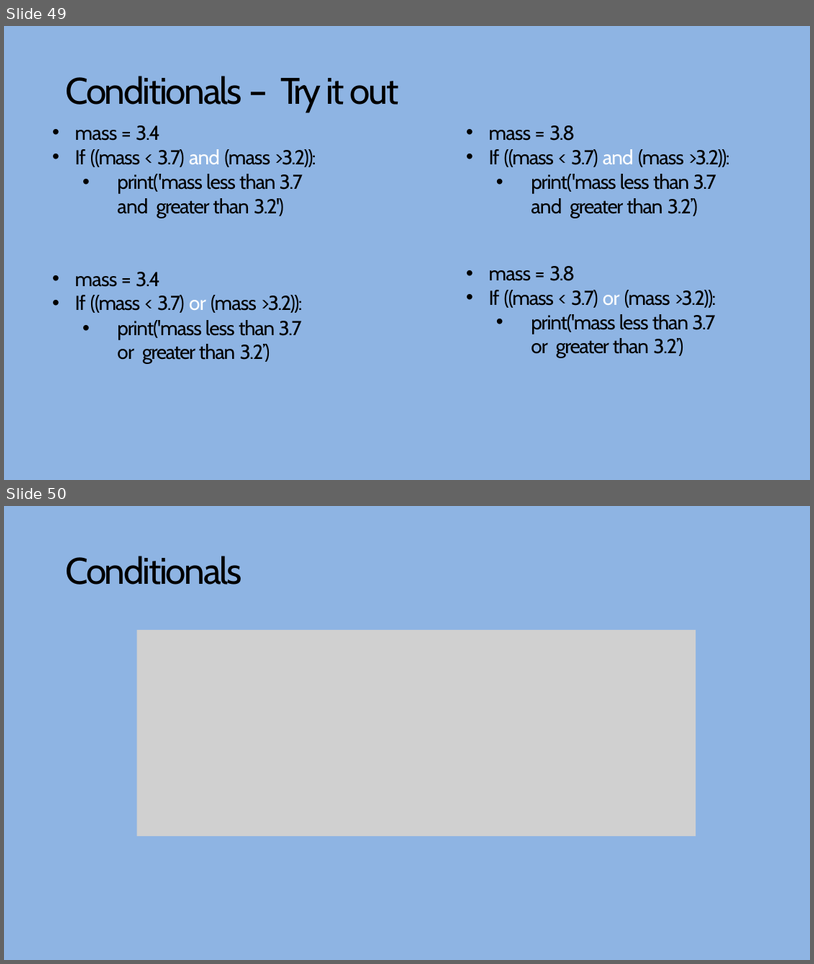
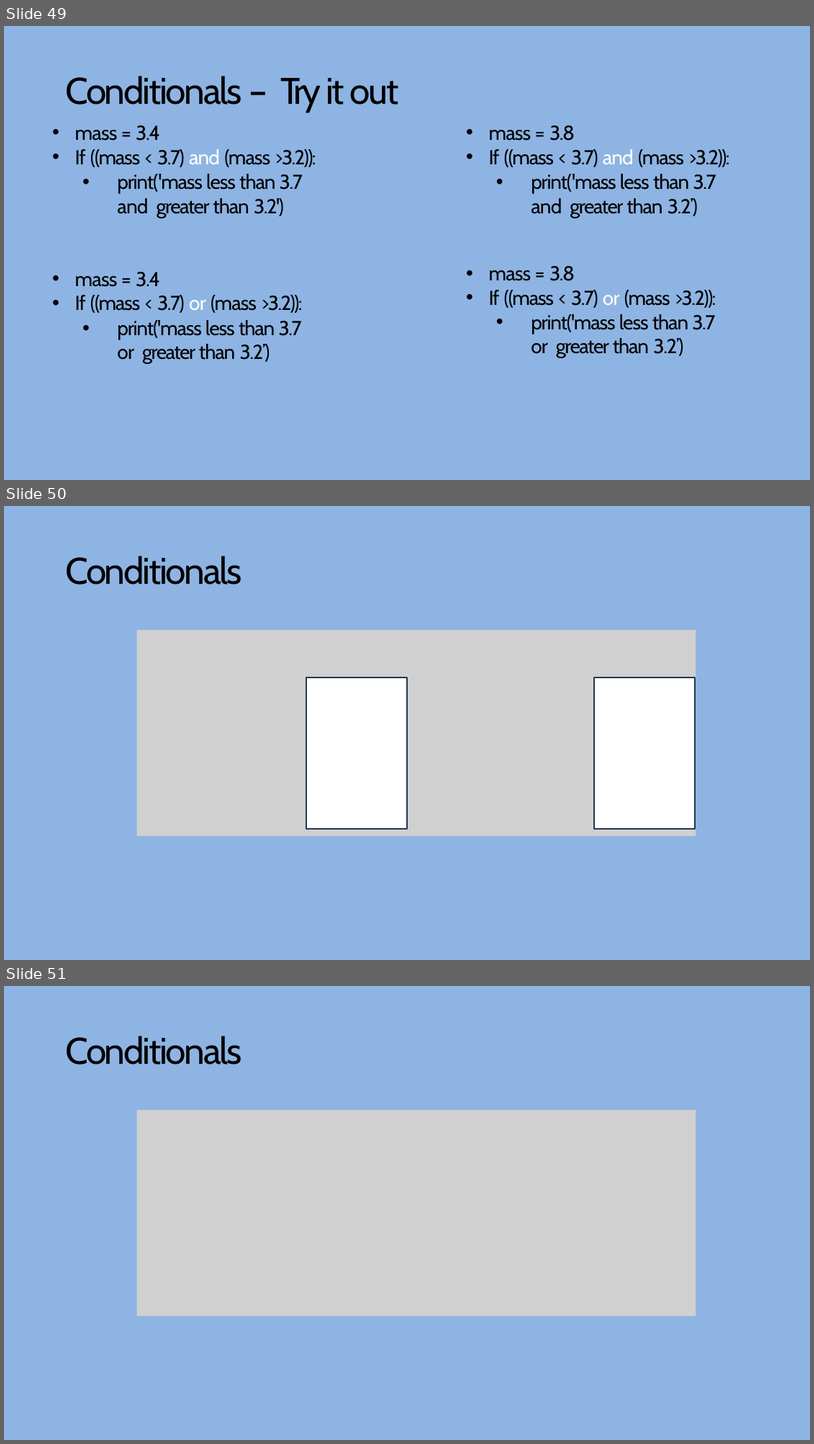
Before and after one commit to elcarrillo/computational_bootcamp_material, a slide deck: day 3-5 -python basics/python_basics_slides.pptx. Shown one above the other, each under a label of ours: slides 49 and 50 before the commit, slides 49, 50 and 51 after it. The pictures are 814x964 and 814x1444 pixels, drawn with LibreOffice and Linux fonts; fonts in the diff are those of the drawing; grey boxes stand for pictures. Boxes give left, top, right and bottom in pixels: in the first picture for what was removed or moved away, otherwise in the second. Text is boxed around its words. In the diff, an @@ line names an element or a change of style, - is before the commit and + after.

```diff
--- a/day 3-5 -python basics/python_basics_slides.pptx
+++ b/day 3-5 -python basics/python_basics_slides.pptx
@@ slide 50 added at bbox=[4, 506, 810, 960], background #8EB4E3 @@
@@ title added at bbox=[65, 556, 242, 584], 44 pt, text #000000 @@
+Conditionals
@@ picture added at bbox=[137, 630, 696, 836] @@
@@ rectangle added at bbox=[306, 677, 407, 829], fill #FFFFFF, outline #233953 2 pt @@
@@ rectangle added at bbox=[594, 677, 695, 829], fill #FFFFFF, outline #233953 2 pt @@
@@ what was slide 50 is now slide 51 @@
```
Also in this commit, not shown: 3 slides changed, 6 other files.
